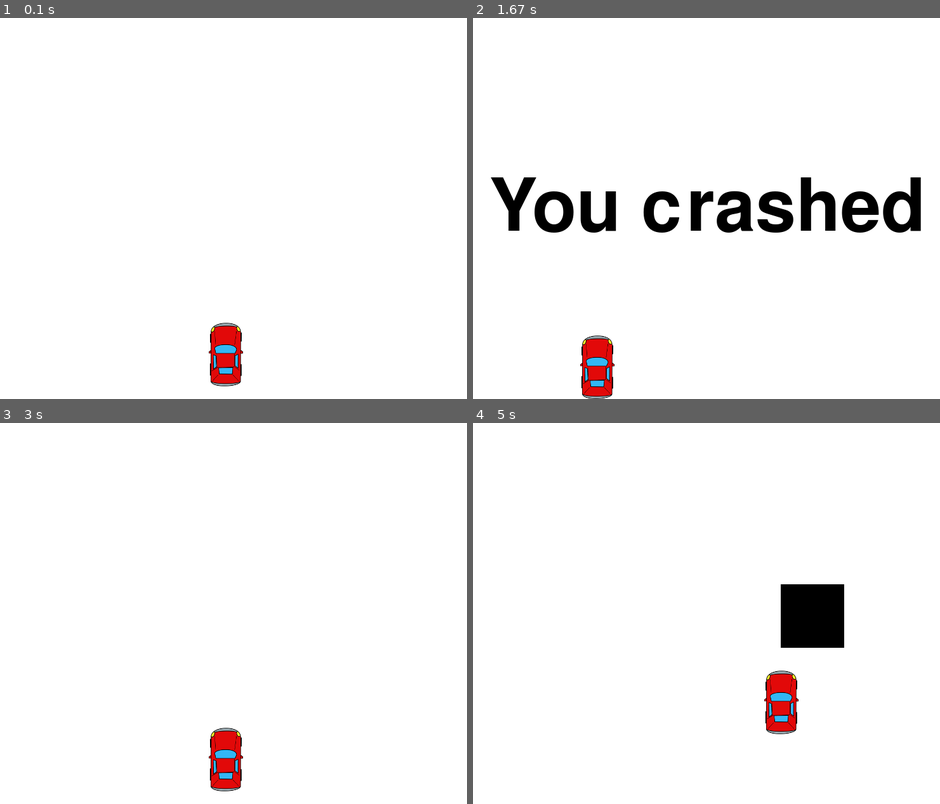
Above: before the commit, frames 1-4 (two rows, left to right).
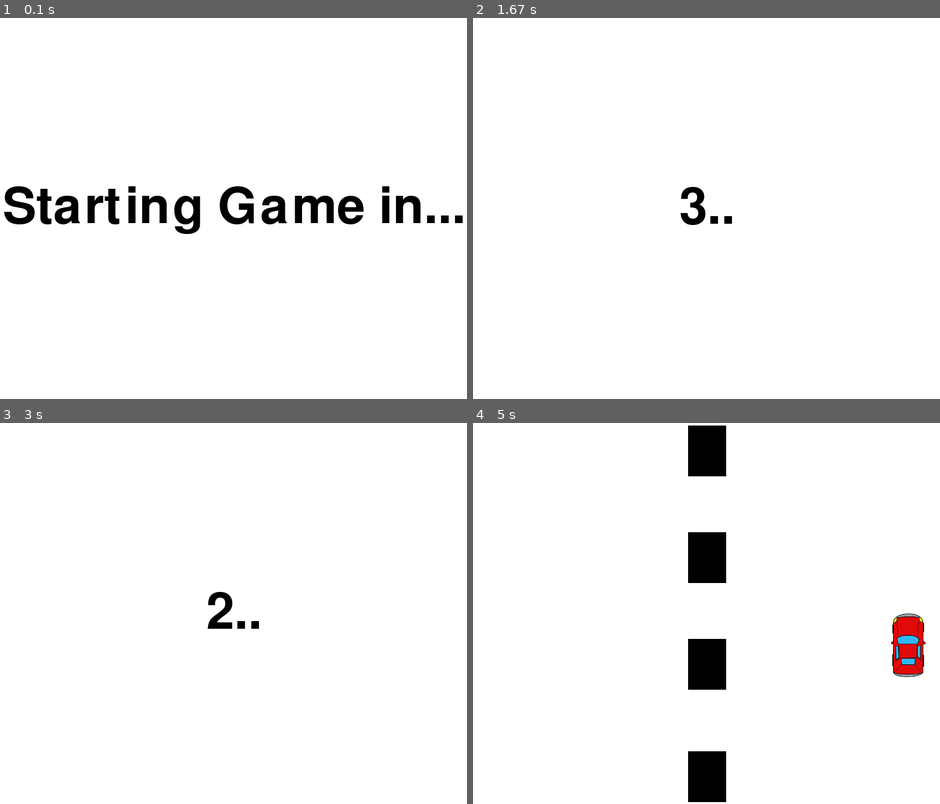
Above: after the commit, the same moments.

Repository: FoxFire64/PyGame-Testing
Game: pygame game, started from GameTest.py
Two runs of this game, one before a commit and one after it. Both use one fixed random seed, a clock stepped at 60 frames per second and the inputs below.
Inputs:
- Up to frame 1 (0.1 s): no input
- Up to frame 2 (1.67 s): hold Left 0.33-0.87 s; hold Down 0.9-1.2 s
- Up to frame 3 (3 s): no input
- Up to frame 4 (5 s): hold Left 3.13-3.6 s; hold Right 3.63-4.1 s; hold Up 4.13-4.43 s; hold Right 4.47-4.93 s; hold Left from 4.97 s (still down)

The runs differ from the first frame. In frame 1, 4.9% of the frame differs, in the area x 0-100%, y 44-97%; in frame 2, 6.5%; in frame 3, 1.4%; in frame 4, 8.7%, in the area x 46-97%, y 0-100%.

Commit message:
fixing commit conflicts, adjusted audio trigger

Diff:
--- a/GameTest.py
+++ b/GameTest.py
@@ -22,19 +22,24 @@
     x_change, y_change = 0, 0
     car_change_amt = 5
 
-    ob_start_x = random.randrange(0, disp_w)
+    ob_w, ob_h = 60, 80
+    ob_start_x = random.randrange(0, disp_w - ob_w)
     ob_start_y = -600
     ob_speed = 7
-    ob_w, ob_h = 100, 100
 
     road_lines = [None] * 4
     r_l_w, r_l_h = 30, 40
-    r_l_start_x = disp_w / 2 - r_l_w/2
+    r_l_start_x = disp_w / 2 - r_l_w / 2
     r_l_start_y = None
     line_dist = 30
 
     game_exit = False
 
+    y_list = range(disp_h, 0, (ob_h + 5) * -2)
+    road_coord = (disp_w / 2) - (ob_w / 2)
+
+    game_exit = False
+    starting_msg_display()
     # Event handler loop
     while not game_exit:
         for event in pygame.event.get():
@@ -60,17 +65,28 @@
                 elif event.key == pygame.K_UP or event.key == pygame.K_DOWN:
                     y_change = 0
 
+        x, y = x + x_change, y + y_change
+
         x += x_change
         y += y_change
         window.fill(white)
 
+        #objs(ob_start_x, ob_start_y, ob_w, ob_h, black)
+        #ob_start_y += ob_speed
 
-        objs(ob_start_x, ob_start_y, ob_w, ob_h, black)
-        ob_start_y += ob_speed
+        y_list = [y_coord + ob_speed for y_coord in y_list]
+
+        for y_coord in y_list:
+            # create the object at each coordinate in center of screen
+            draw_obj(road_coord, y_coord, ob_w, ob_h, black)
+
+        y_list = [0 - ob_h if y_coord > disp_h else y_coord for y_coord in y_list]
+
         car(x, y)
 
         # collision check point
-        if crash(x, y): game_exit = True
+        if crash(x, y):
+            game_exit = True
 
         if ob_start_y > disp_h:
             ob_start_y = 0 - ob_h
@@ -82,7 +98,15 @@
 
 def objs(ob_x, ob_y, ob_w, ob_h, color):
     pygame.draw.rect(window, color, [ob_x, ob_y, ob_w, ob_h])
-    #pygame.draw.polygon(window, color, [[100, 100], [100, 500], [400, 500]], 2)
+    # pygame.draw.polygon(window, color, [[100, 100], [100, 500], [400, 500]], 2)
+
+
+def draw_road():
+    return None  # TODO : encapsulate road drawing here instead of run()
+
+
+def draw_obj(coord_x, ob_y, ob_w, ob_h, color):
+    pygame.draw.rect(window, color, [coord_x, ob_y, ob_w, ob_h])
 
 
 def txt_objects(txt, font):
@@ -90,13 +114,26 @@
     return txt_surface, txt_surface.get_rect()
 
 
-def msg_display(txt):
-    large_txt = pygame.font.Font('freesansbold.ttf', 115)
+def starting_msg_display():
+    msg_display("Starting Game in...", 80)
+    msg_display("3..", 80)
+    msg_display("2..", 80)
+    msg_display("1..", 80)
 
-    txt_surface, txt_cont = txt_objects(txt, large_txt)
+
+def msg_display(txt, size):
+    window.fill(white)
+    formatting = pygame.font.Font('freesansbold.ttf', size)
+
+    txt_surface, txt_cont = txt_objects(txt, formatting)
     txt_cont.center = ((disp_w / 2), (disp_h / 2))
     window.blit(txt_surface, txt_cont)
     pygame.display.update()
+    if txt != "You crashed":
+        time.sleep(1)
+
+
+def restart():
     time.sleep(2)
 
     run()
@@ -107,26 +144,38 @@
         window.fill(white)
         car(0, y)
         pygame.display.update()
-        msg_display("You crashed")
+        msg_display("You crashed", 80)
+        pygame.mixer.Sound("water.wav").play()
+        time.sleep(6)
+        restart()
         return True
     elif x > disp_w - car_w:
         window.fill(white)
         car((disp_w - car_w), y)
         pygame.display.update()
-        msg_display("You crashed")
+        msg_display("You crashed", 80)
+        pygame.mixer.Sound("water.wav").play()
+        time.sleep(6)
+        restart()
         return True
 
     if y < 0:
         window.fill(white)
         car(x, 0)
         pygame.display.update()
-        msg_display("You crashed")
+        msg_display("You crashed", 80)
+        pygame.mixer.Sound("water.wav").play()
+        time.sleep(6)
+        restart()
         return True
     elif y > disp_h - car_h:
         window.fill(white)
         car(x, (disp_h - car_h))
         pygame.display.update()
-        msg_display("You crashed")
+        msg_display("You crashed", 80)
+        pygame.mixer.Sound("water.wav").play()
+        time.sleep(6)
+        restart()
         return True
 
 
